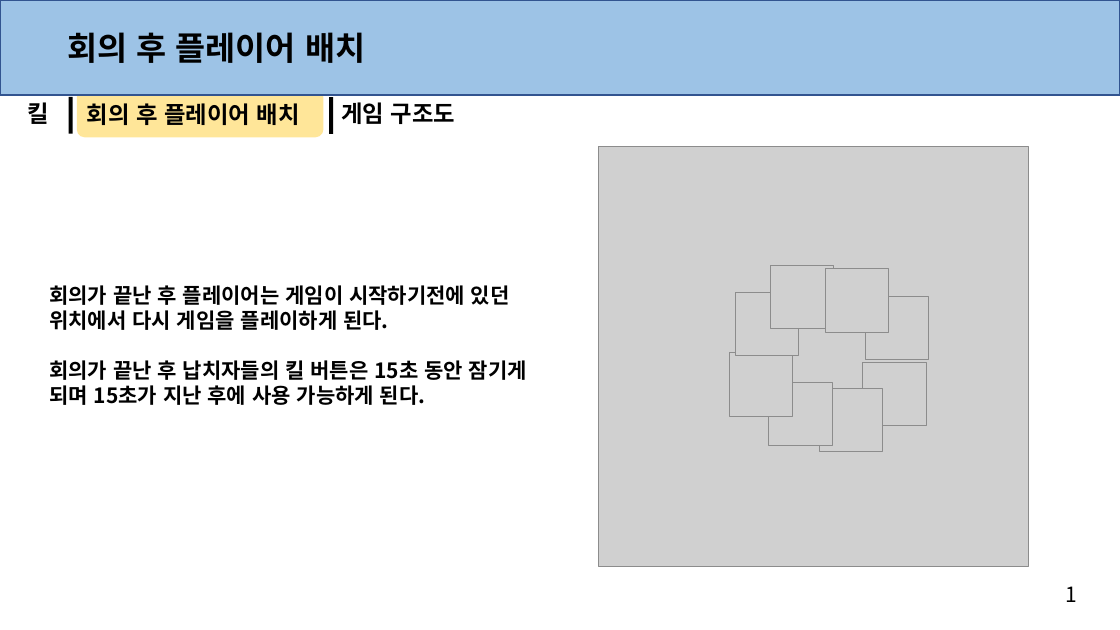
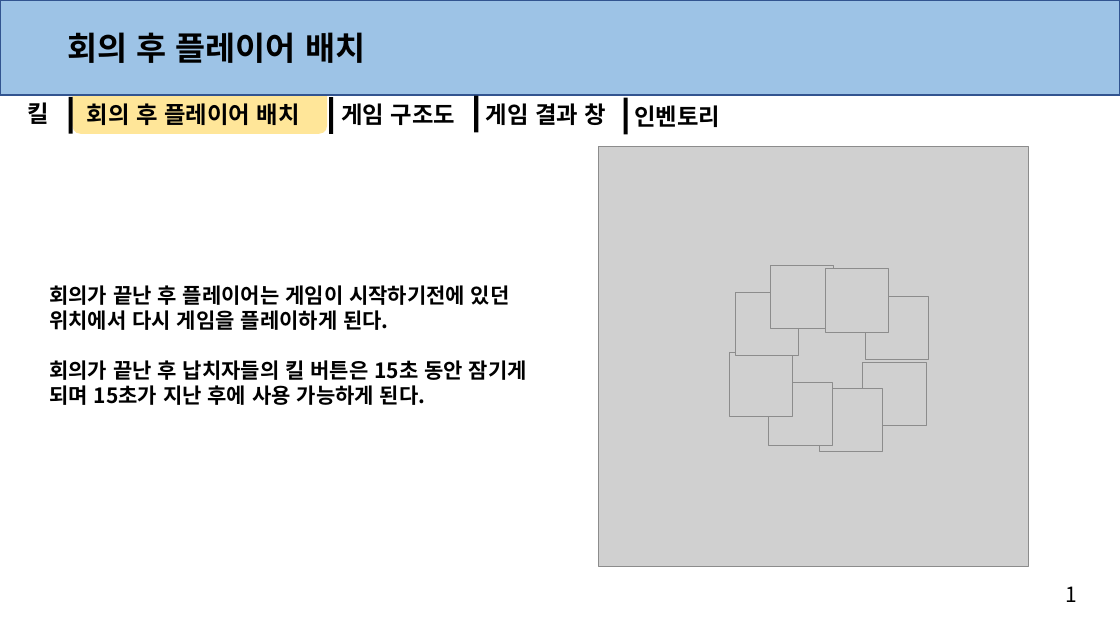
Before and after one commit to anglik0370/EscapeIsland, a slide deck: slide 3 of Document/시스템/시스템.pptx. Drawn at 1120x630 pixels with LibreOffice and Linux fonts; fonts in the diff are those of the drawing; grey boxes stand for pictures. Boxes give left, top, right and bottom in pixels: in the first picture for what was removed or moved away, otherwise in the second. Text is boxed around its words. In the diff, an @@ line names an element or a change of style, - is before the commit and + after.

```diff
--- a/Document/시스템/시스템.pptx
+++ b/Document/시스템/시스템.pptx
@@ rounded rectangle resized from (x1=76, y1=89, x2=323, y2=137) to (x1=72, y1=86, x2=327, y2=134) @@
@@ rectangle added at (x1=474, y1=96, x2=478, y2=133), fill #000000 @@
@@ text added at (x1=486, y1=103, x2=606, y2=125), 20 pt, text #000000, bold @@
+게임 결과 창
@@ rectangle added at (x1=623, y1=97, x2=628, y2=134), fill #000000 @@
@@ text added at (x1=634, y1=105, x2=720, y2=127), 20 pt, text #000000, bold @@
+인벤토리
```
Also in this commit, not shown: 7 other slides changed, 3 slides added, 3 other files.
